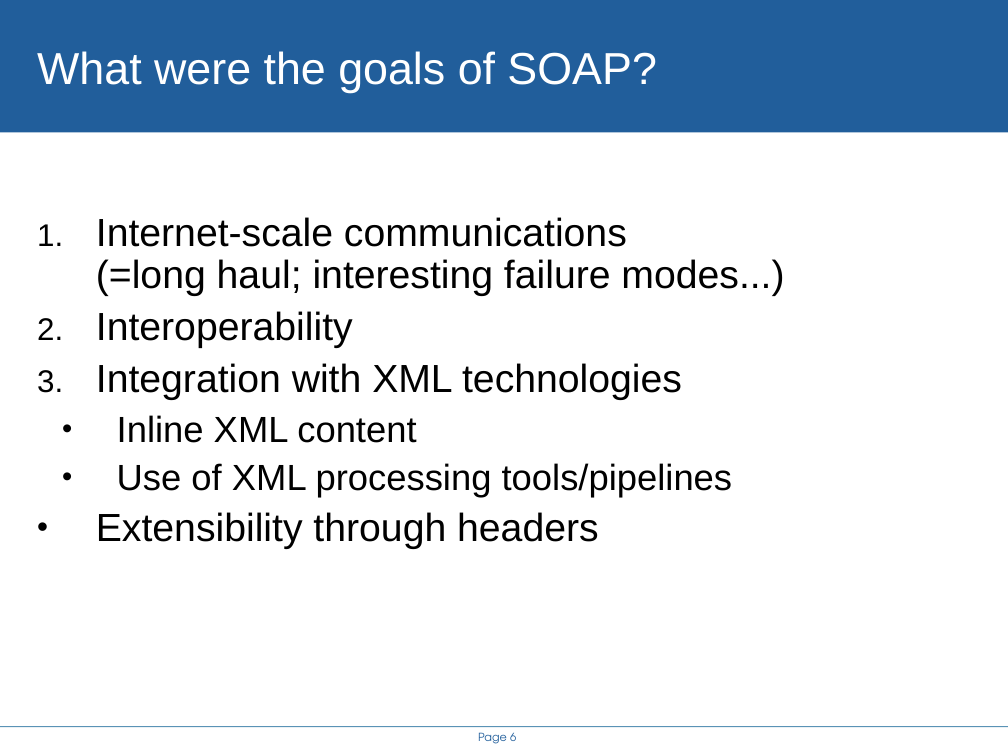
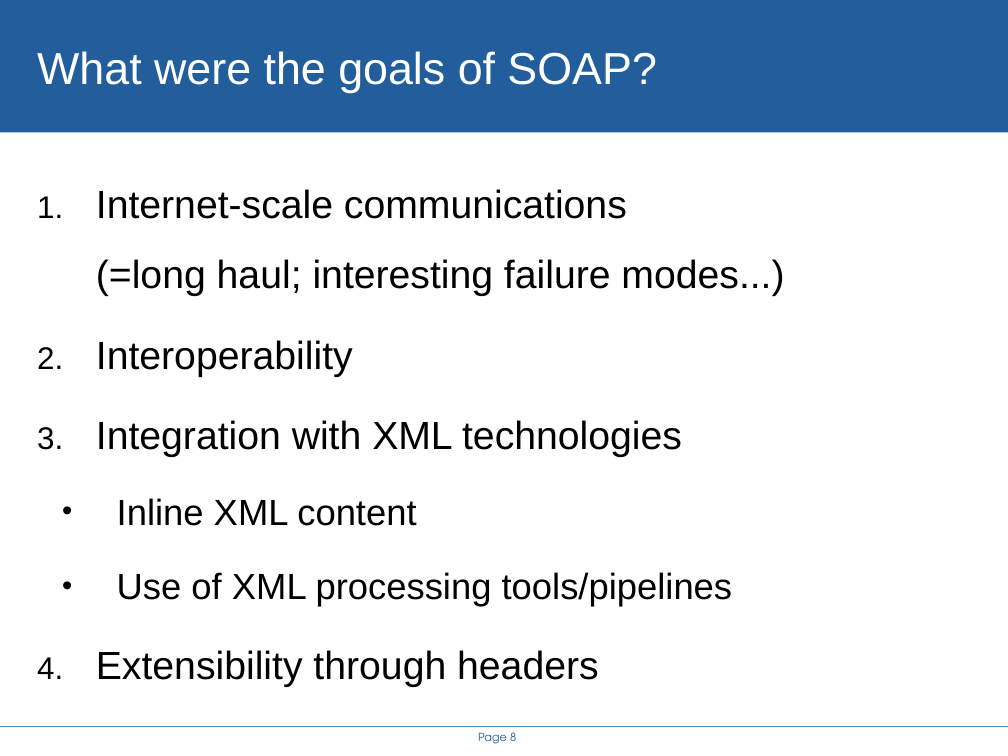
Before and after one commit to steveloughran/smartfrog, a slide deck: slide 8 of projects/alpine/doc/icws2005/rethinking_the_java_SOAP_stack.ppt (slide 6 before the commit). Drawn at 1008x756 pixels with LibreOffice and Linux fonts; fonts in the diff are those of the drawing; background and template pictures are left out. Boxes give left, top, right and bottom in pixels: in the first picture for what was removed or moved away, otherwise in the second. Text is boxed around its words. In the diff, an @@ line names an element or a change of style, - is before the commit and + after.

```diff
--- a/projects/alpine/doc/icws2005/rethinking_the_java_SOAP_stack.ppt
+++ b/projects/alpine/doc/icws2005/rethinking_the_java_SOAP_stack.ppt
@@ text "Internet-scale communications (=long haul; interesting ..." at (x1=96, y1=189, x2=784, y2=687): line spacing 0.9 to 1.5; bullet • to 1. @@
@@ page number at (x1=478, y1=732, x2=516, y2=744): text changed @@
-Page 6
+Page 8
```
Also in this commit, not shown: 8 other slides changed, 6 slides added, 2 slides removed, 14 other files.
